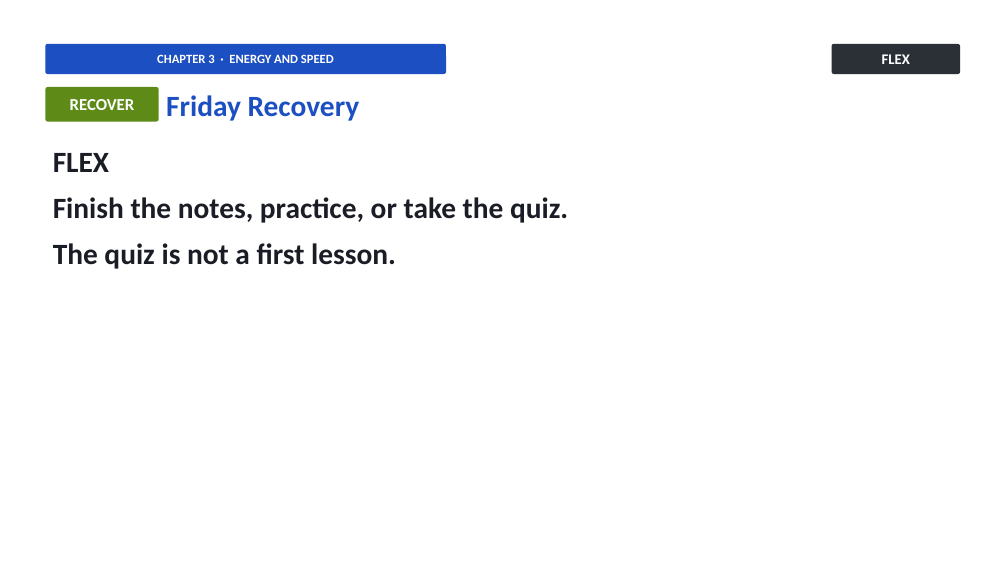
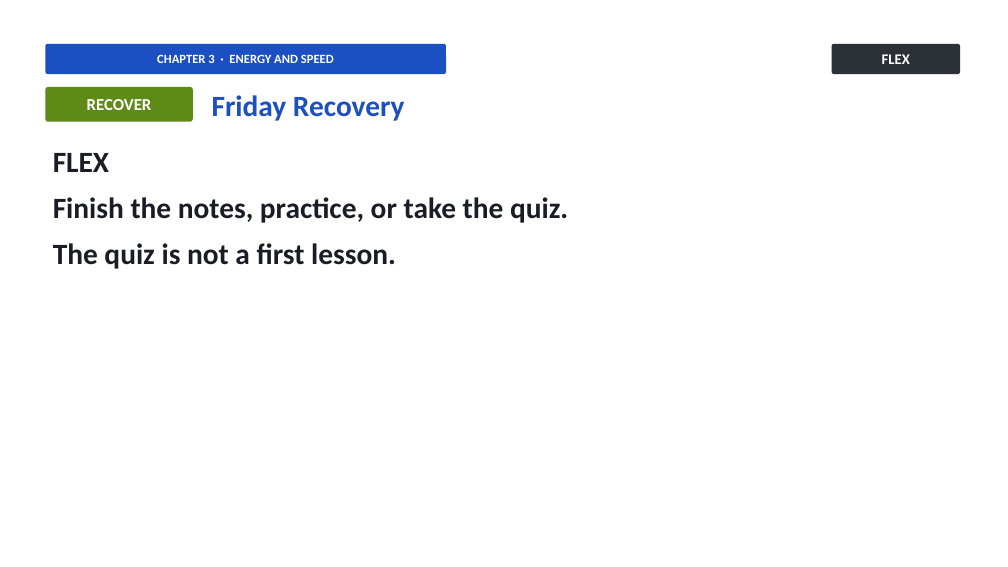
Before and after one commit to owenreagan-cyber/grade-4-energy-transfer-transformation, a slide deck: slide 41 of production/slides/03-ch3-energy-speed-slides.pptx. Drawn at 1008x567 pixels with LibreOffice and Linux fonts; fonts in the diff are those of the drawing. Boxes give left, top, right and bottom in pixels: in the first picture for what was removed or moved away, otherwise in the second. Text is boxed around its words. In the diff, an @@ line names an element or a change of style, - is before the commit and + after.

```diff
--- a/production/slides/03-ch3-energy-speed-slides.pptx
+++ b/production/slides/03-ch3-energy-speed-slides.pptx
@@ rounded rectangle "RECOVER": place and size @@
-rounded rectangle "RECOVER" at (45,87,159,122)
+rounded rectangle "RECOVER" at (45,87,193,122)
@@ text "Friday Recovery": place and size @@
-text "Friday Recovery" at (166,95,360,121)
+text "Friday Recovery" at (212,95,405,121)
```
Also in this commit, not shown: 39 other slides changed, 16 other files.
